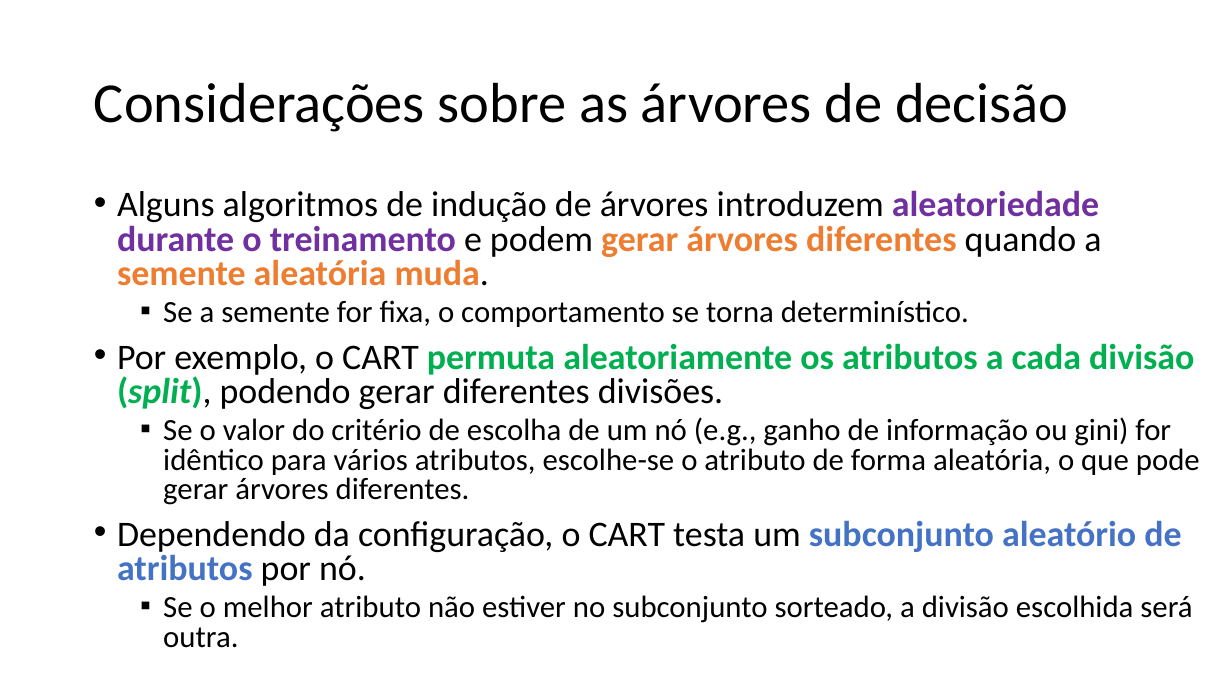
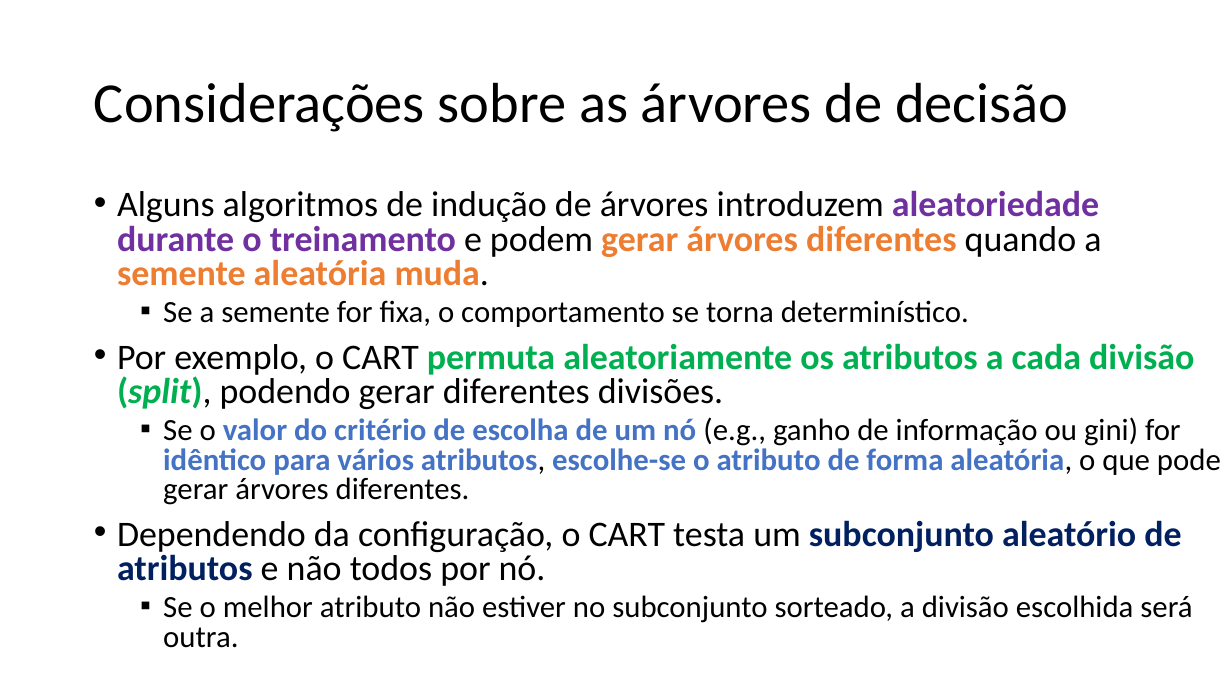
Before and after one commit to zz4fap/c24_inteligencia_artificial, a slide deck: slide 61 of slides/C24_Árvores_de_decisão.pptx. Drawn at 1232x693 pixels with LibreOffice and Linux fonts; fonts in the diff are those of the drawing. Boxes give left, top, right and bottom in pixels: in the first picture for what was removed or moved away, otherwise in the second. Text is boxed around its words. In the diff, an @@ line names an element or a change of style, - is before the commit and + after.

```diff
--- a/slides/C24_Árvores_de_decisão.pptx
+++ b/slides/C24_Árvores_de_decisão.pptx
@@ text at bbox=[163, 417, 1221, 505]: text colour #000000 to #4472C4, bold on in "valor do critério de escolha de um ..." @@
@@ text at bbox=[117, 520, 1181, 586]: text changed @@
-• Dependendo da configuração, o CART testa um subconjunto aleatório de atributos por nó.
+• Dependendo da configuração, o CART testa um subconjunto aleatório de atributos e não todos por nó.
```
Also in this commit, not shown: 7 other slides changed, 1 other file.
